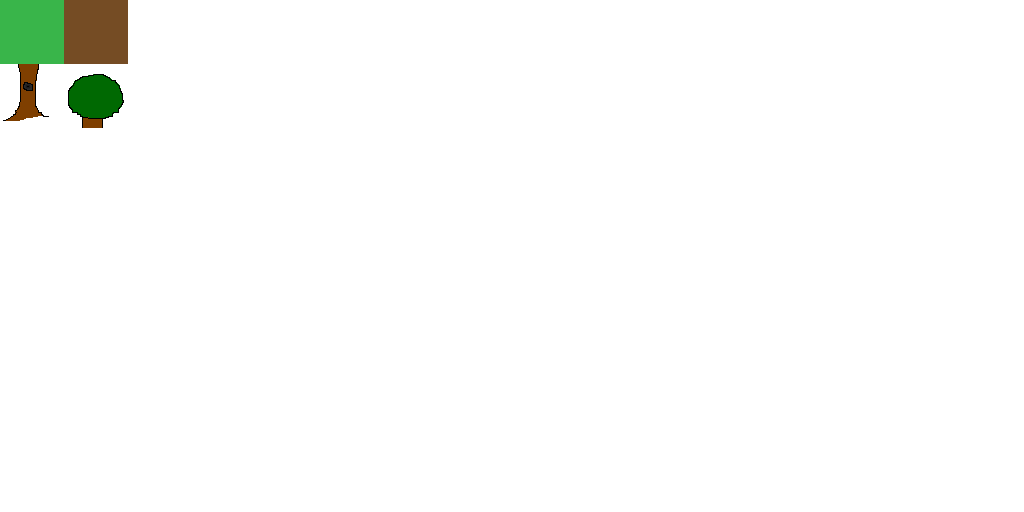
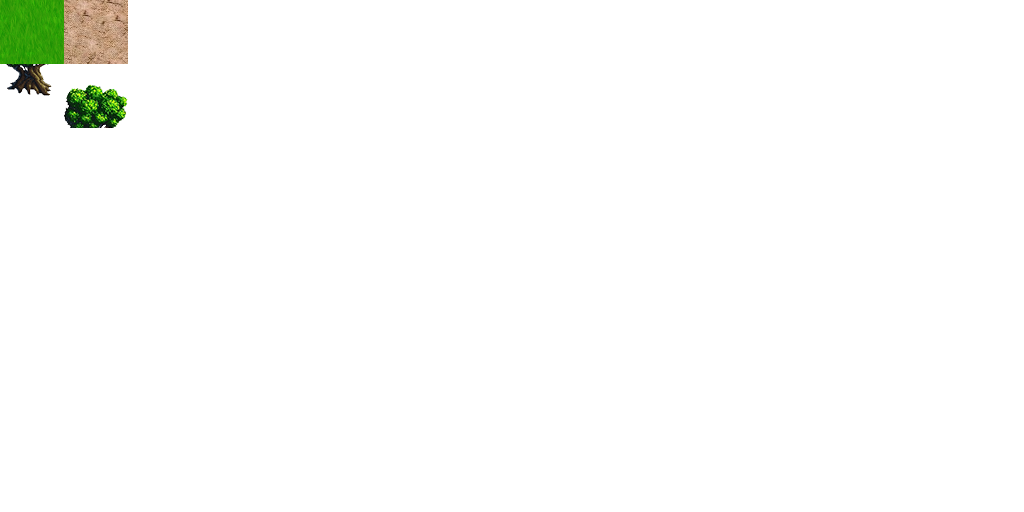
Layered file, before and after one edit (1024px x 512px). Changes by layer:
renamed "Calque 1" to "Calque 4", painted on it over [0, 0, 128, 128]
